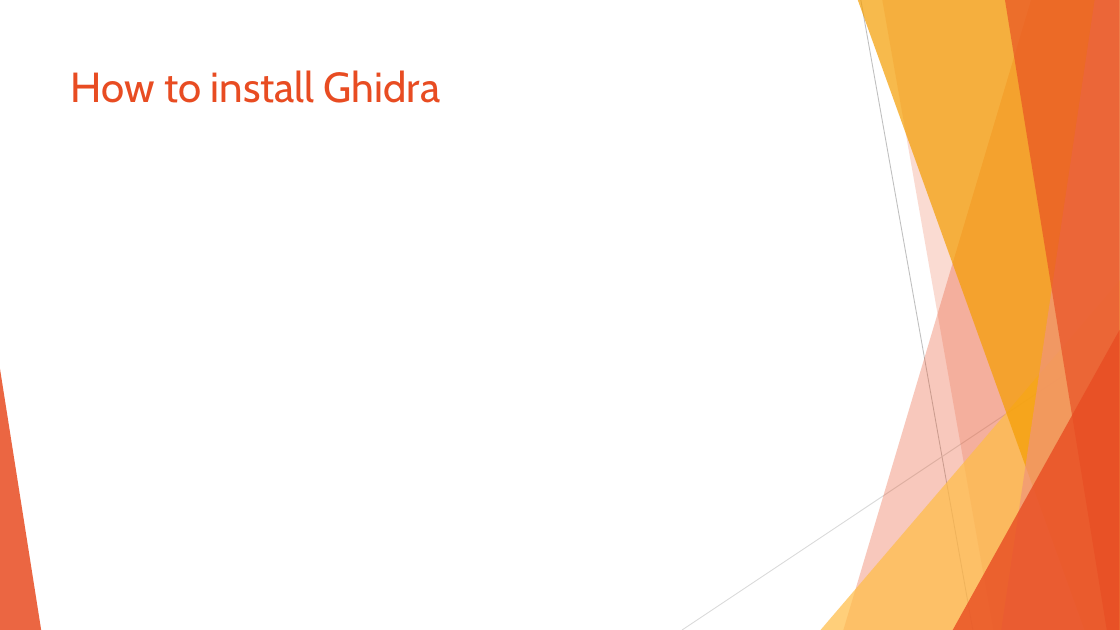
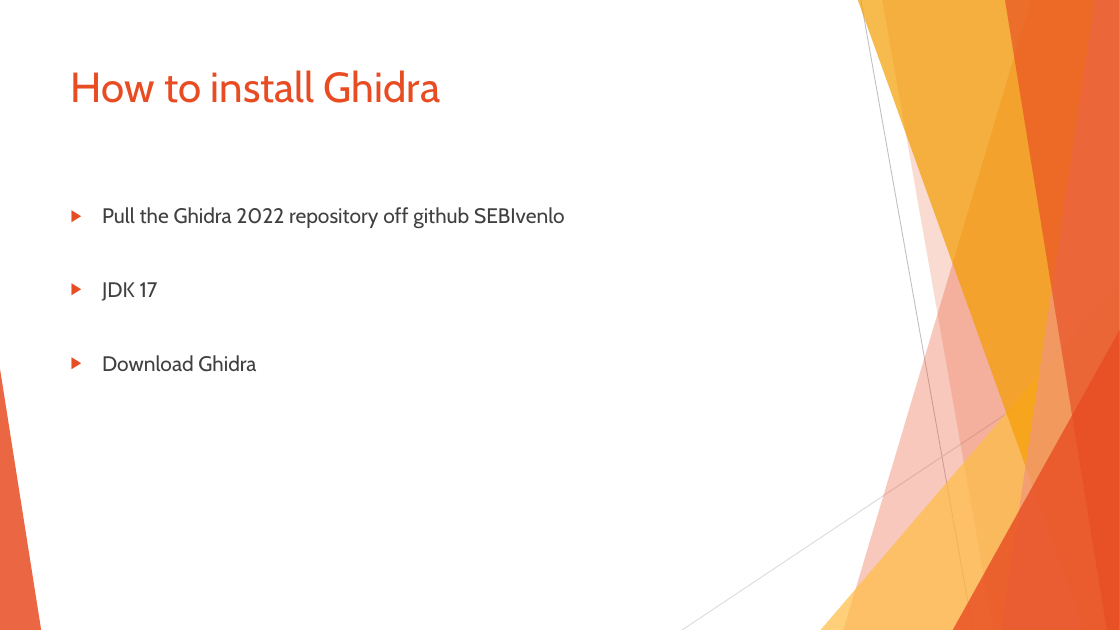
Before and after one commit to sebivenlo/ESDE-2022-Ghidra, a slide deck: slide 12 of Ghidra_Prep.pptx (slide 8 before the commit). Drawn at 1120x630 pixels with LibreOffice and Linux fonts; fonts in the diff are those of the drawing. Boxes give left, top, right and bottom in pixels: in the first picture for what was removed or moved away, otherwise in the second. Text is boxed around its words. In the diff, an @@ line names an element or a change of style, - is before the commit and + after.

```diff
--- a/Ghidra_Prep.pptx
+++ b/Ghidra_Prep.pptx
@@ text added at (x1=102, y1=207, x2=565, y2=372), 18 pt, text #404040 @@
+▶ Pull the Ghidra 2022 repository off github SEBIvenlo
+▶ JDK 17
+▶ Download Ghidra
```
Also in this commit, not shown: 6 other slides changed, 6 slides added, 1 slide removed.
